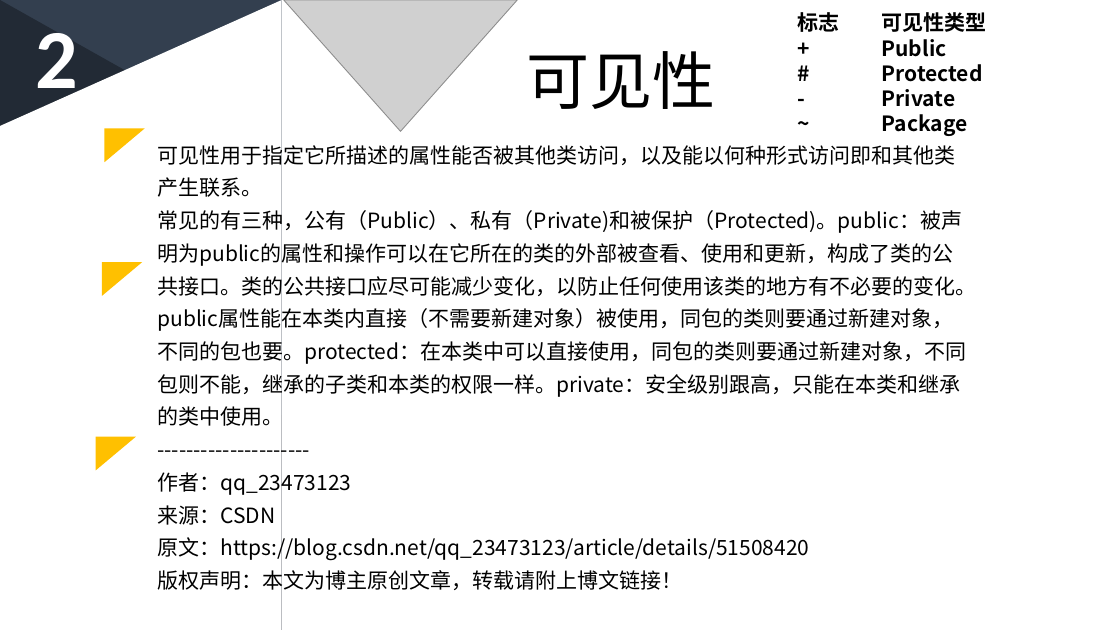
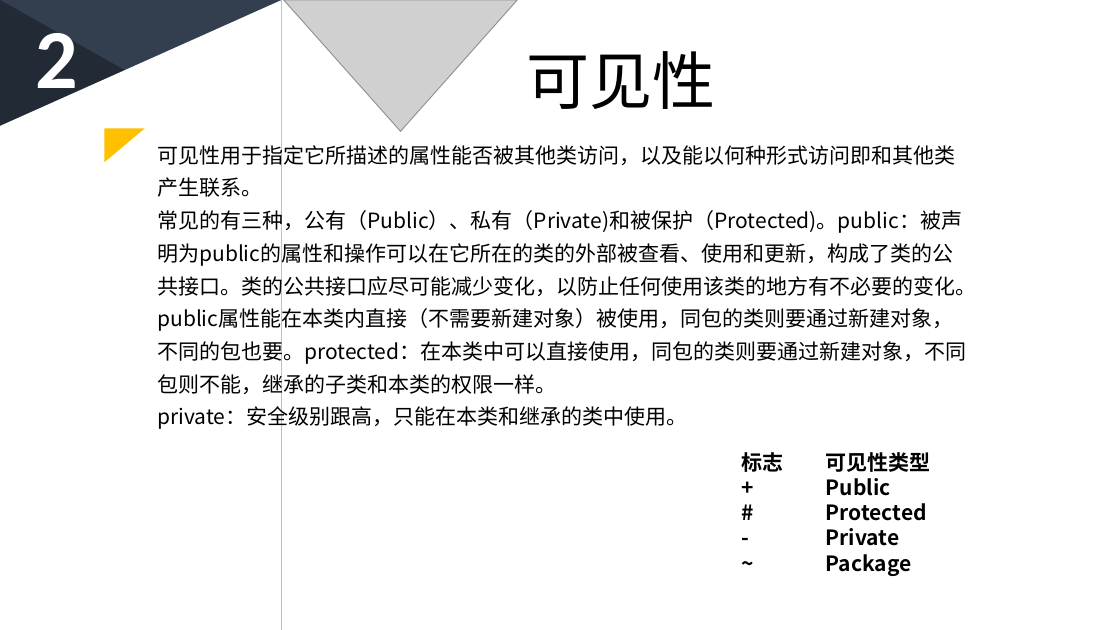
Before and after one commit to PRD2018-G03/PRD2018-G03-SoftwareEngineeringProject, a slide deck: slide 8 of 非受控文档/5_骆佳俊/深蓝低调稳重商务PPT模板-类图骆佳俊部分.pptx (slide 13 before the commit). Drawn at 1120x630 pixels with LibreOffice and Linux fonts; fonts in the diff are those of the drawing; grey boxes stand for pictures. Boxes give left, top, right and bottom in pixels: in the first picture for what was removed or moved away, otherwise in the second. Text is boxed around its words. In the diff, an @@ line names an element or a change of style, - is before the commit and + after.

```diff
--- a/非受控文档/5_骆佳俊/深蓝低调稳重商务PPT模板-类图骆佳俊部分.pptx
+++ b/非受控文档/5_骆佳俊/深蓝低调稳重商务PPT模板-类图骆佳俊部分.pptx
@@ text at [157, 207, 976, 430]: text changed @@
-常见的有三种，公有（Public）、私有（Private)和被保护（Protected)。public：被声明为public的属性和操作可以在它所在的类的外部被查看、使用和更新，构成了类的公共接口。类的公共接口应尽可能减少变化，以防止任何使用该类的地方有不必要的变化。public属性能在本类内直接（不需要新建对象）被使用，同包的类则要通过新建对象，不同的包也要。protected：在本类中可以直接使用，同包的类则要通过新建对象，不同包则不能，继承的子类和本类的权限一样。private：安全级别跟高，只能在本类和继承的类中使用。
----------------------
-作者：qq_23473123
-来源：CSDN
-原文：https://blog.csdn.net/qq_23473123/article/details/51508420
-版权声明：本文为博主原创文章，转载请附上博文链接！
+常见的有三种，公有（Public）、私有（Private)和被保护（Protected)。public：被声明为public的属性和操作可以在它所在的类的外部被查看、使用和更新，构成了类的公共接口。类的公共接口应尽可能减少变化，以防止任何使用该类的地方有不必要的变化。public属性能在本类内直接（不需要新建对象）被使用，同包的类则要通过新建对象，不同的包也要。protected：在本类中可以直接使用，同包的类则要通过新建对象，不同包则不能，继承的子类和本类的权限一样。
+private：安全级别跟高，只能在本类和继承的类中使用。
@@ triangle removed at [102, 262, 142, 296] @@
@@ triangle removed at [96, 437, 136, 471] @@
@@ text "标志 可见性类型": place and size @@
-text "标志 可见性类型" at [798, 12, 987, 136]
+text "标志 可见性类型" at [742, 452, 931, 576]
```
Also in this commit, not shown: 4 other slides changed, 12 slides added, 4 slides removed.
